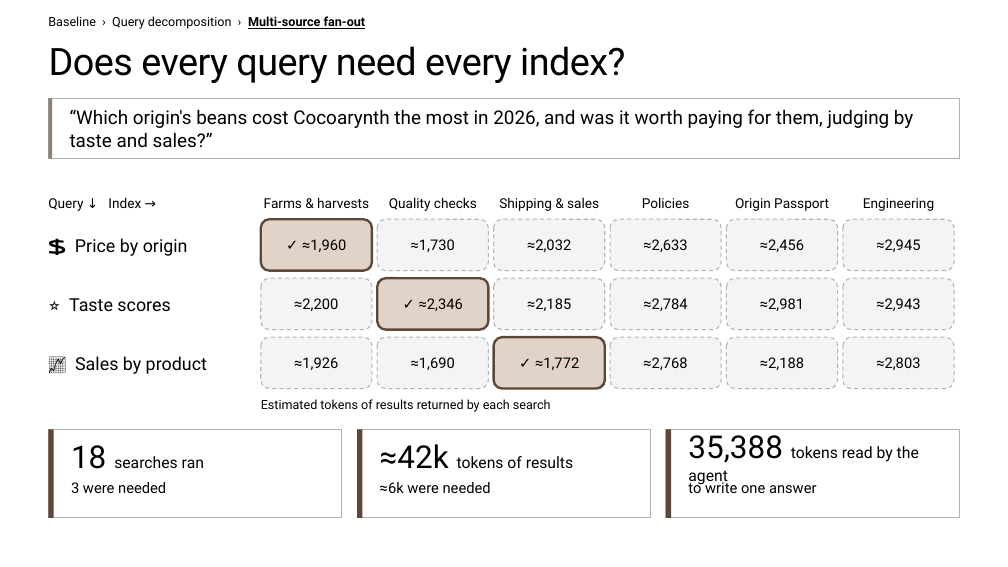
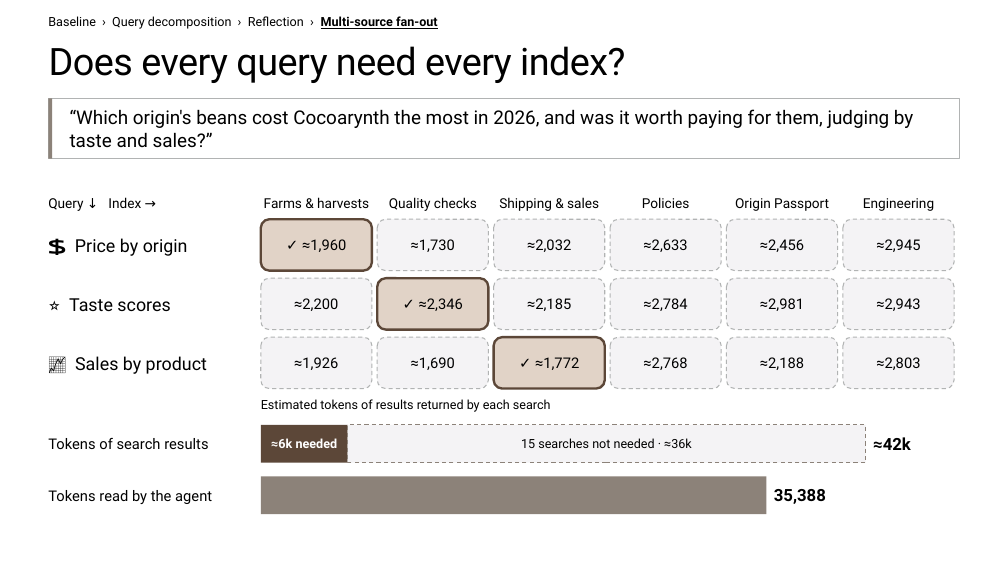
Before and after one commit to microsoft/ignite26-BRK300-building-agentic-retrieval-from-diy-to-foundry-iq, a slide deck: slide 33 of IgniteBRK300-WorkingDeck.pptx (slide 21 before the commit). Drawn at 1008x567 pixels with LibreOffice and Linux fonts; fonts in the diff are those of the drawing; background and template pictures are left out. Boxes give left, top, right and bottom in pixels: in the first picture for what was removed or moved away, otherwise in the second. Text is boxed around its words. In the diff, an @@ line names an element or a change of style, - is before the commit and + after.

```diff
--- a/IgniteBRK300-WorkingDeck.pptx
+++ b/IgniteBRK300-WorkingDeck.pptx
@@ text at bbox=[48, 16, 438, 29]: text changed @@
-Baseline › Query decomposition › Multi-source fan-out
+Baseline › Query decomposition › Reflection › Multi-source fan-out
@@ text at bbox=[48, 438, 208, 449]: text changed; size 15 to 14 pt @@
-≈42k tokens of results
+Tokens of search results
@@ rectangle removed at bbox=[48, 430, 342, 518] @@
@@ rectangle removed at bbox=[48, 430, 54, 518] @@
@@ text removed at bbox=[71, 445, 204, 469] @@
-18 searches ran
@@ rectangle added at bbox=[261, 425, 348, 463], fill #5C4738, 12 pt, text #FFFFFF, bold @@
+≈6k needed
@@ rectangle added at bbox=[348, 425, 866, 463], fill #F4F3F5, outline #8C8279 1 pt dashed, 12 pt, text #000000 @@
+15 searches not needed · ≈36k
@@ rectangle removed at bbox=[357, 430, 362, 518] @@
@@ rectangle removed at bbox=[666, 430, 960, 518] @@
@@ rectangle removed at bbox=[666, 430, 671, 518] @@
@@ text added at bbox=[873, 437, 911, 450], 16 pt, text #000000, bold @@
+≈42k
@@ rectangle: place and size @@
-rectangle at bbox=[357, 430, 650, 518]
+rectangle at bbox=[261, 476, 767, 514]
@@ rectangle at bbox=[261, 476, 767, 514]: fill #FFFFFF to #8C8279; outline #B1B3B3 1 pt to none @@
@@ text removed at bbox=[688, 479, 817, 493] @@
-to write one answer
@@ text at bbox=[48, 490, 212, 504]: text changed; size 15 to 14 pt @@
-35,388 tokens read by the agent
+Tokens read by the agent
@@ text removed at bbox=[71, 482, 166, 493] @@
-3 were needed
@@ text removed at bbox=[380, 482, 491, 493] @@
-≈6k were needed
@@ text added at bbox=[774, 489, 826, 504], 16 pt, text #000000, bold @@
+35,388
```
Also in this commit, not shown: 33 other slides changed, 8 slides added.
